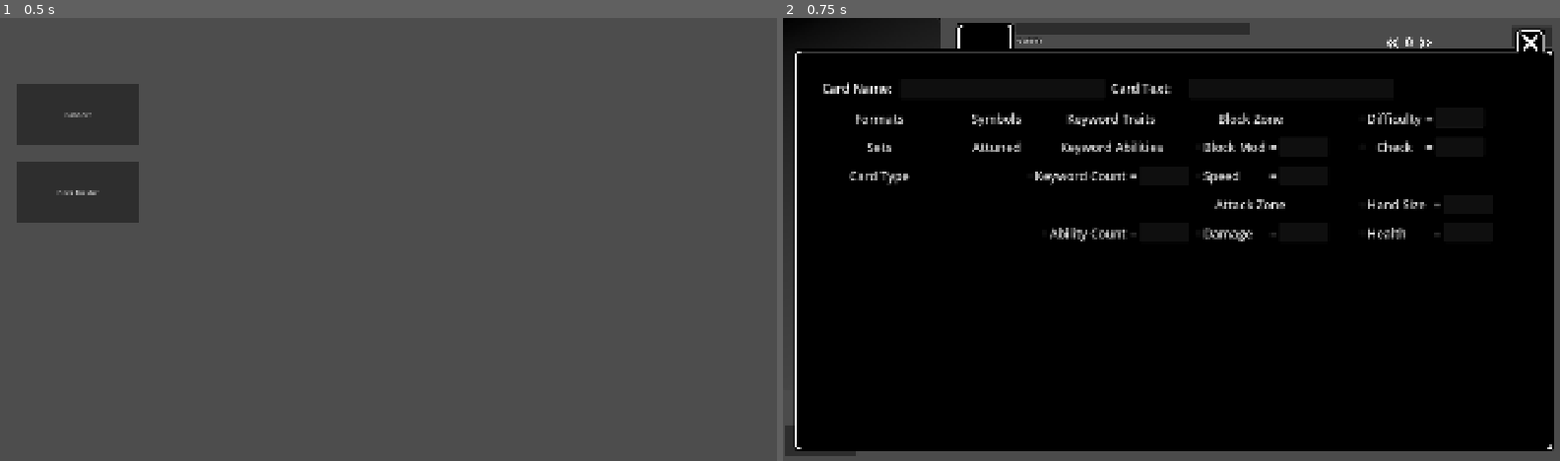
Above: before the commit, frames 1-2 (left to right).
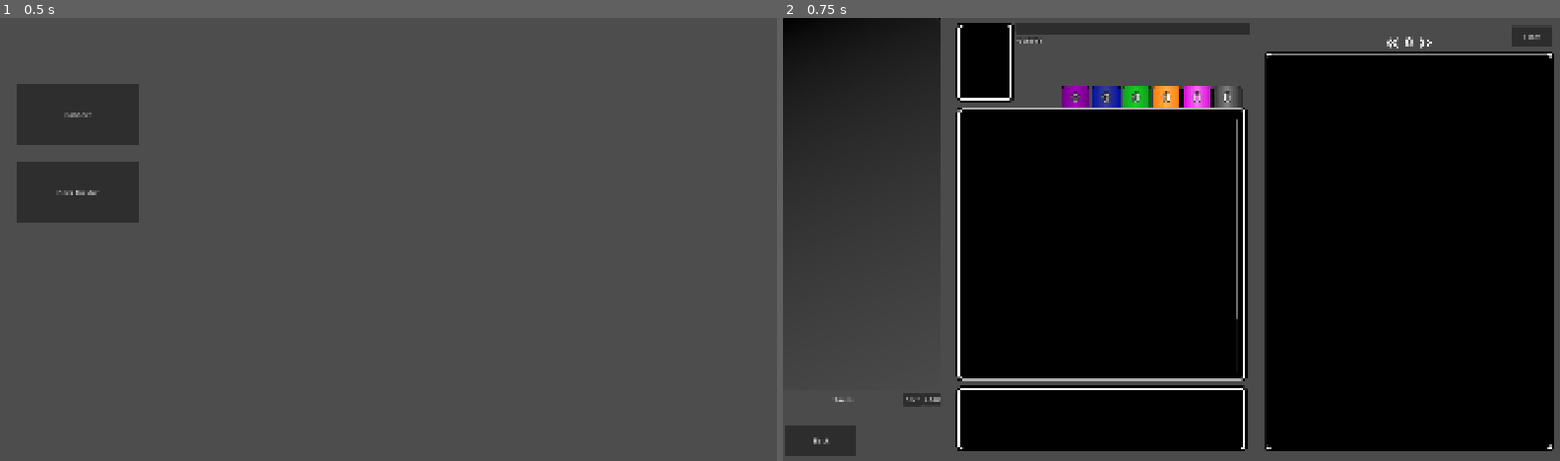
Above: after the commit, the same moments.

Repository: skavinger/UVS_Sim
Game: Godot game, scene res://GameObj/main.tscn
Same seed, same stepped clock (60 frames per second), same inputs: the game is played once before the commit and once after it.
Inputs:
- Up to frame 1 (0.5 s): no input
- Up to frame 2 (0.75 s): click "Deck Builder" at 0.5 s

Frame 1 is identical in both runs. In frame 2, 28% of the frame differs, in the area x 1-100%, y 2-98%.
Error in both runs: Cannot call method 'get_directories' on a null value. (res://Scripts/card_data_base_handler.gd:12)

Commit message:
Minor fixes to filter and inspector UI

Diff:
--- a/GameObj/DeckBuilder.tscn
+++ b/GameObj/DeckBuilder.tscn
@@ -41,7 +41,7 @@
 script = ExtResource("1_bjh7i")
 
 [node name="FilterWindow" type="Control" parent="."]
-z_index = 100
+z_index = -1000
 layout_mode = 3
 anchors_preset = 0
 offset_right = 40.0
--- a/Scripts/deck_builder.gd
+++ b/Scripts/deck_builder.gd
@@ -10,7 +10,6 @@
 
 func _ready() -> void:
 	populateDeckList()
-	#fillFilterResults(CardDatabase.getCardsFromFilter(filter))
 
 	populateSaves()
 
@@ -22,6 +21,7 @@
 
 func fillFilterResults(cards):
 	page = 0
+	cardDatabaseScreen = []
 	for i in range(cards.size()):
 		var cardNumbers = cards[i].keys()
 		for j in range(cardNumbers.size()):
@@ -277,16 +277,16 @@
 	textbox.append_text(card.Cardtype + "[/color]\n")
 
 	if(card.Difficulty != null):
-		textbox.append_text("Difficulty: " + str(card.Difficulty) + " | " + "Check: " + str(card.Check) + "\n")
+		textbox.append_text("Difficulty: " + str(int(card.Difficulty)) + " | " + "Check: " + str(int(card.Check)) + "\n")
 
 	if(card.HandSize != null):
-		textbox.append_text("Hand Size: " + str(card.HandSize) + " | " + "Health: " + str(card.Health) + "\n")
+		textbox.append_text("Hand Size: " + str(int(card.HandSize)) + " | " + "Health: " + str(int(card.Health)) + "\n")
 
 	if(card.BlockZone != null):
-		textbox.append_text("Block Zone: " + card.BlockZone + " | " + "Block Modifier: " + str(card.BlockMod) + "\n")
+		textbox.append_text("Block Zone: " + card.BlockZone + " | " + "Block Modifier: " + str(int(card.BlockMod)) + "\n")
 
 	if(card.AttackZone != null):
-		textbox.append_text("Speed: " + str(card.Speed) + " | " + "Zone: " + card.AttackZone + " | " + "Damage: " + str(card.Damage) + "\n")
+		textbox.append_text("Speed: " + str(int(card.Speed)) + " | " + "Zone: " + card.AttackZone + " | " + "Damage: " + str(int(card.Damage)) + "\n")
 
 	for i in range(card.Keywords.size()):
 		var color = checkKeywordColor(card.Keywords[i].Name)
@@ -323,7 +323,7 @@
 func checkKeywordColor(keyword):
 	if(keyword.contains("Stun") or
 	keyword.contains("Powerful") or
-	keyword.contains("Ex") or
+	keyword.contains("EX") or
 	keyword.contains("Multiple") or
 	keyword.contains("Gauge")):
 		return "orange"
@@ -403,3 +403,4 @@
 func _on_close_filter_pressed() -> void:
 	$FilterWindow.z_index = -1000
 	move_child($FilterWindow, 0)
+	fillFilterResults(CardDatabase.getCardsFromFilter($FilterWindow.filter))
--- a/Scripts/filter_window.gd
+++ b/Scripts/filter_window.gd
@@ -93,6 +93,7 @@
 
 func _format_selected(id):
 	var formatName = $Menus/Formats.get_popup().get_item_text(id)
+	filter.sets = []
 	if formatName != "None":
 		filter.format = formatName
 		$Menus/Formats.text = formatName
